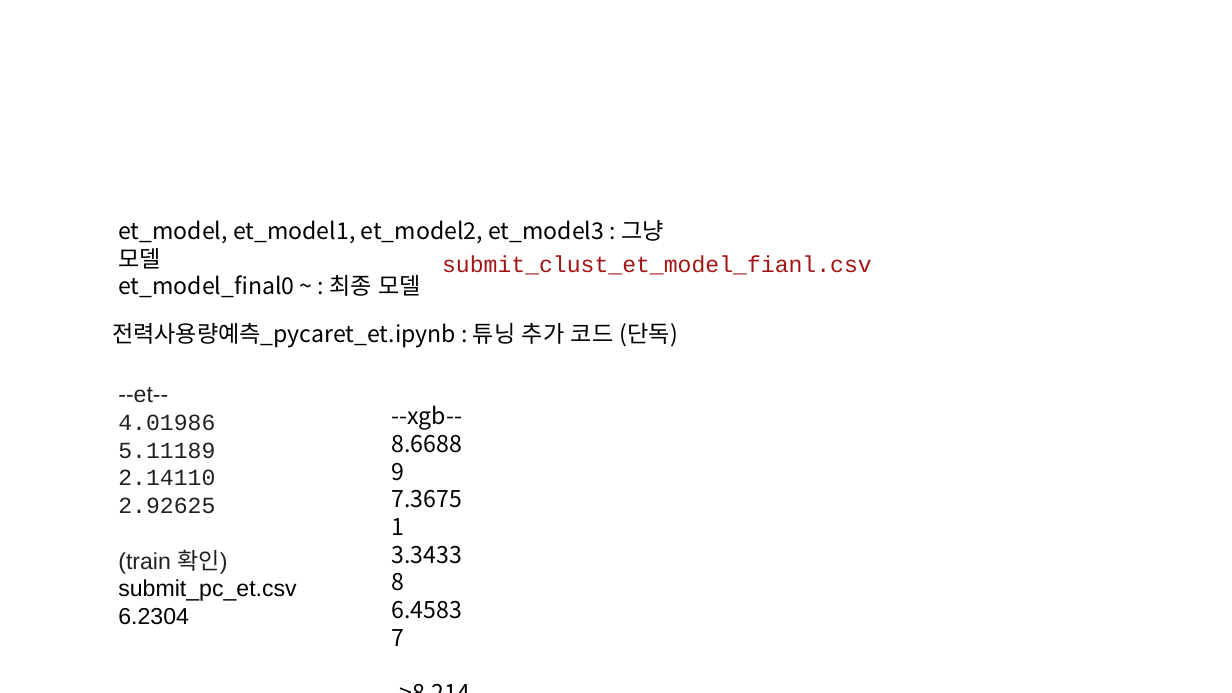
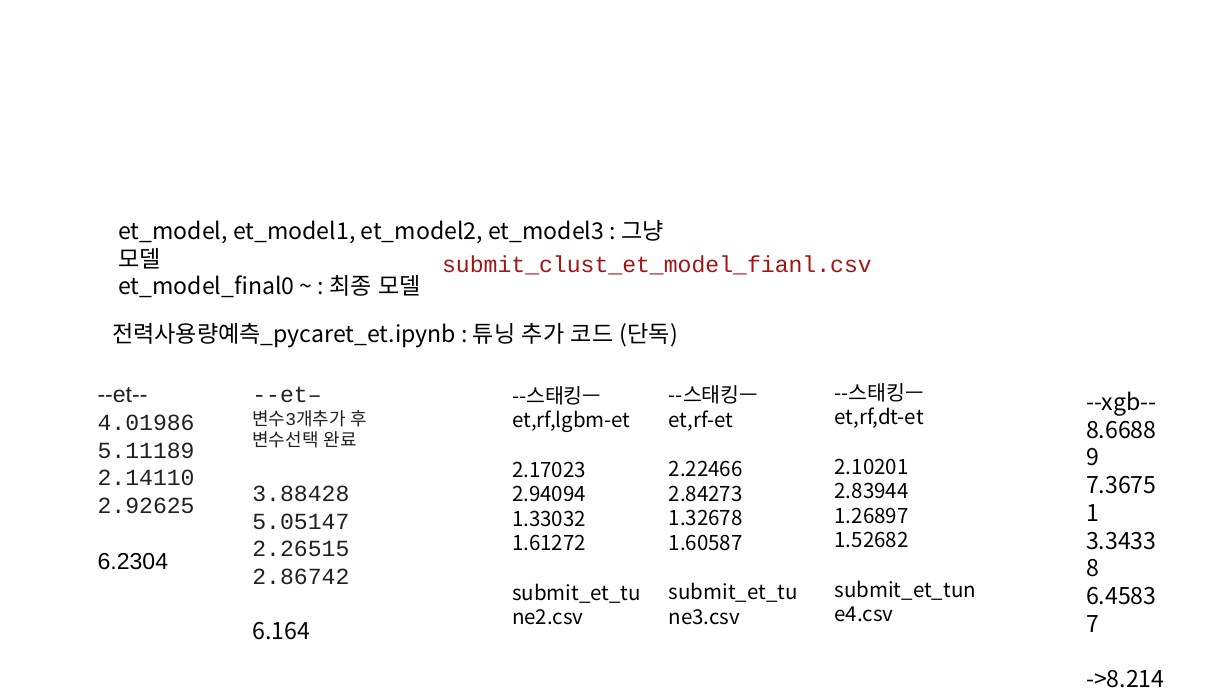
Before and after one commit to 2023dacon/Power-usage-Prediction, a slide deck: slide 30 of 파일/대회.pptx (slide 24 before the commit). Drawn at 1232x693 pixels with LibreOffice and Linux fonts; fonts in the diff are those of the drawing. Boxes give left, top, right and bottom in pixels: in the first picture for what was removed or moved away, otherwise in the second. Text is boxed around its words. In the diff, an @@ line names an element or a change of style, - is before the commit and + after.

```diff
--- a/파일/대회.pptx
+++ b/파일/대회.pptx
@@ text "--et--": place and size @@
-text "--et--" at (118,387,296,625)
+text "--et--" at (98,387,195,570)
@@ text added at (252,386,368,640), 18 pt, text #212121 @@
+--et–
+변수3개추가 후
+변수선택 완료
+3.88428
+5.05147
+2.26515
+2.86742
+6.164
@@ text added at (512,386,641,625), 16 pt, text #000000 @@
+--스태킹—
+et,rf,lgbm-et
+2.17023
+2.94094
+1.33032
+1.61272
+submit_et_tune2.csv
@@ text added at (669,385,798,625), 16 pt, text #000000 @@
+--스태킹—
+et,rf-et
+2.22466
+2.84273
+1.32678
+1.60587
+submit_et_tune3.csv
@@ text added at (835,383,976,622), 16 pt, text #000000 @@
+--스태킹—
+et,rf,dt-et
+2.10201
+2.83944
+1.26897
+1.52682
+submit_et_tune4.csv
@@ text "--xgb--" rewrapped from (392,405,463,591) to (1086,391,1164,688) @@
@@ text at (118,549,296,601): paragraphs removed @@
-(train 확인)
-submit_pc_et.csv
```
Also in this commit, not shown: 2 other slides changed, 7 slides added, 1 other file.
